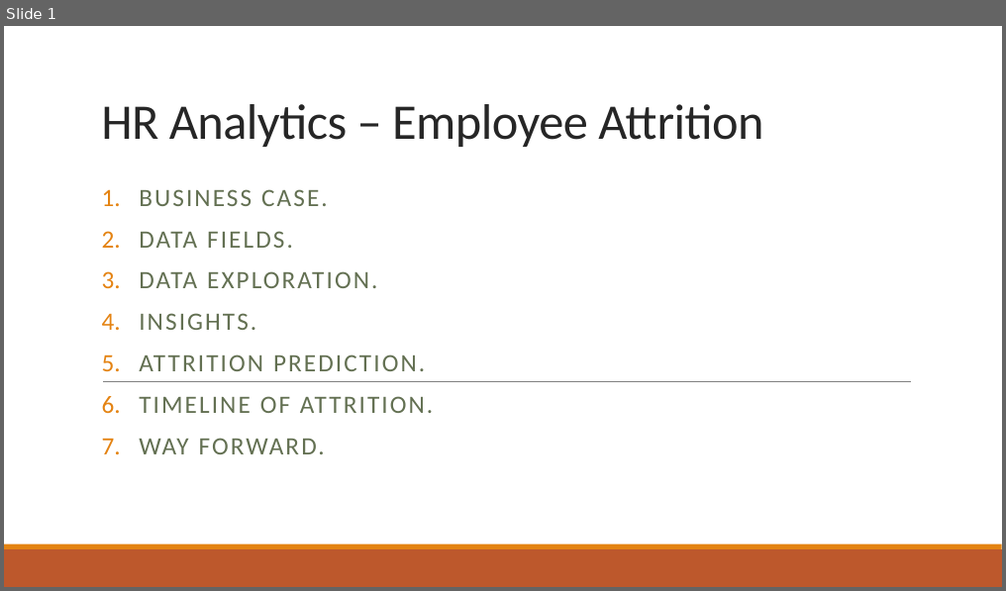
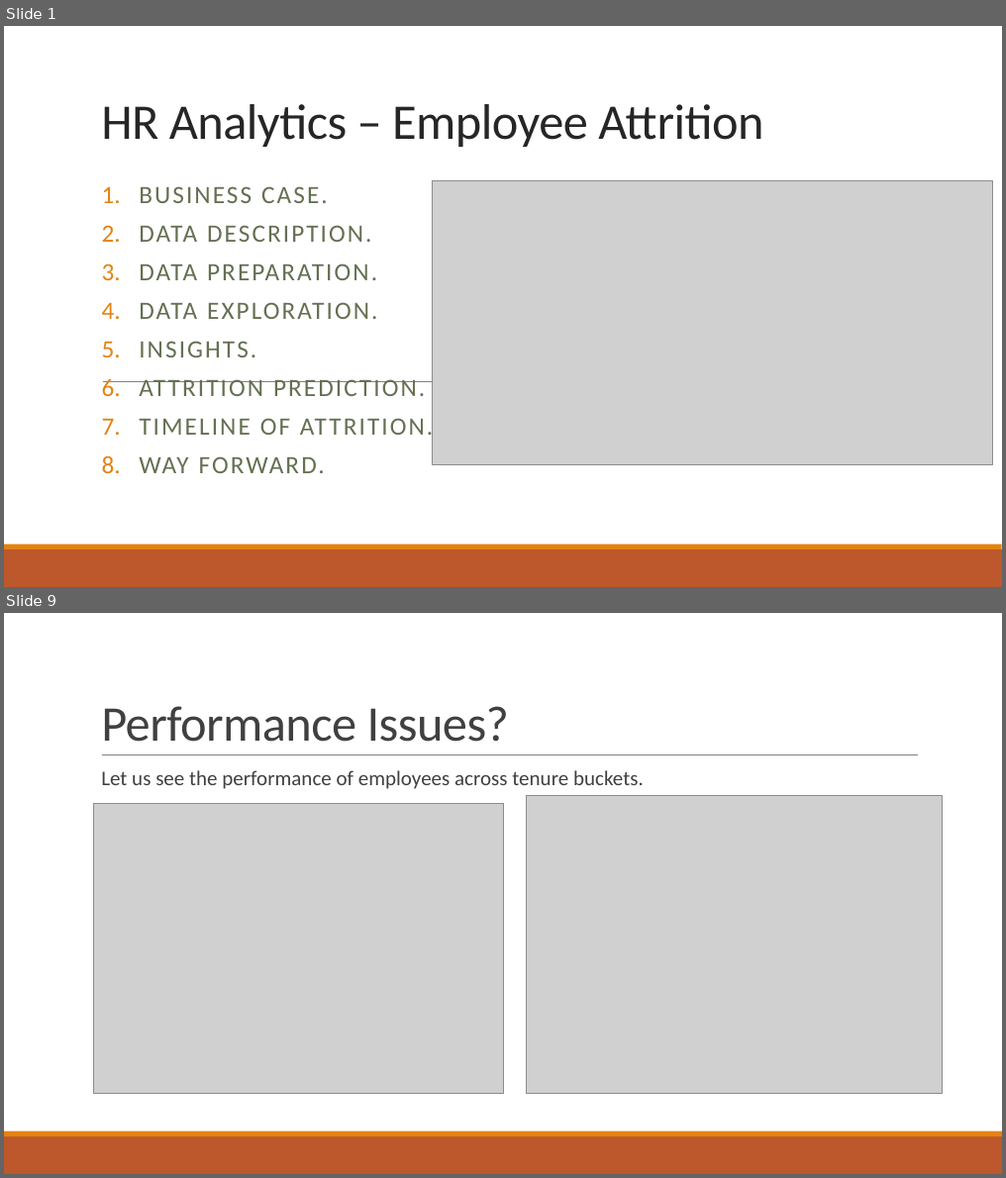
Before and after one commit to shuvayan/EloquentJavascript, a slide deck: HR Analytics – Employee Attrition.pptx. Shown one above the other, each under a label of ours: slide 1 before the commit, slides 1 and 9 after it; the slides between them are not shown. The pictures are 1006x591 and 1006x1178 pixels, drawn with LibreOffice and Linux fonts; fonts in the diff are those of the drawing; grey boxes stand for pictures. Boxes give left, top, right and bottom in pixels: in the first picture for what was removed or moved away, otherwise in the second. Text is boxed around its words. In the diff, an @@ line names an element or a change of style, - is before the commit and + after.

```diff
--- a/HR Analytics – Employee Attrition.pptx
+++ b/HR Analytics – Employee Attrition.pptx
@@ slide 9 added at [4, 613, 1002, 1174], background #FFFFFF; not listed: 2 template elements that a slide beside it also shows @@
@@ title added at [101, 706, 509, 742], 48 pt, text #404040 @@
+Performance Issues?
@@ line added from (102, 756) to (918, 756), #808080 0.5 pt @@
@@ text added at [101, 770, 644, 789], 20 pt, text #404040 @@
+  Let us see the performance of employees across tenure buckets.
@@ picture added at [94, 803, 503, 1093] @@
@@ picture added at [526, 796, 943, 1093] @@
@@ slide 1 changed as well @@
@@ subtitle at [139, 186, 433, 473]: line spacing 0.9 to 0.8 @@
@@ picture added at [432, 181, 992, 465] @@
@@ subtitle at [139, 225, 377, 280]: text changed @@
-2. DATA FIELDS.
+2. DATA DESCRIPTION.
+3. DATA PREPARATION.
```
Also in this commit, not shown: 9 other slides added.
